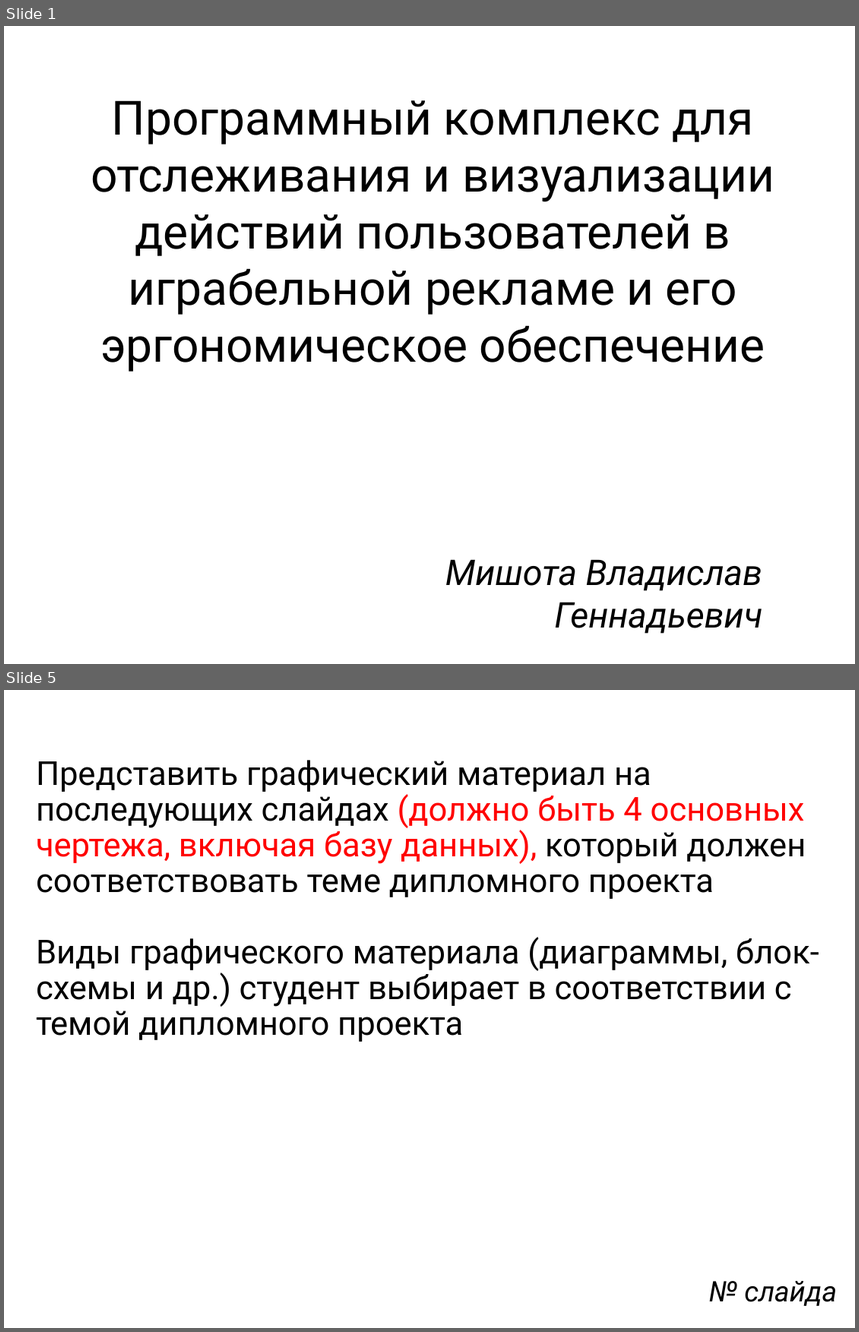
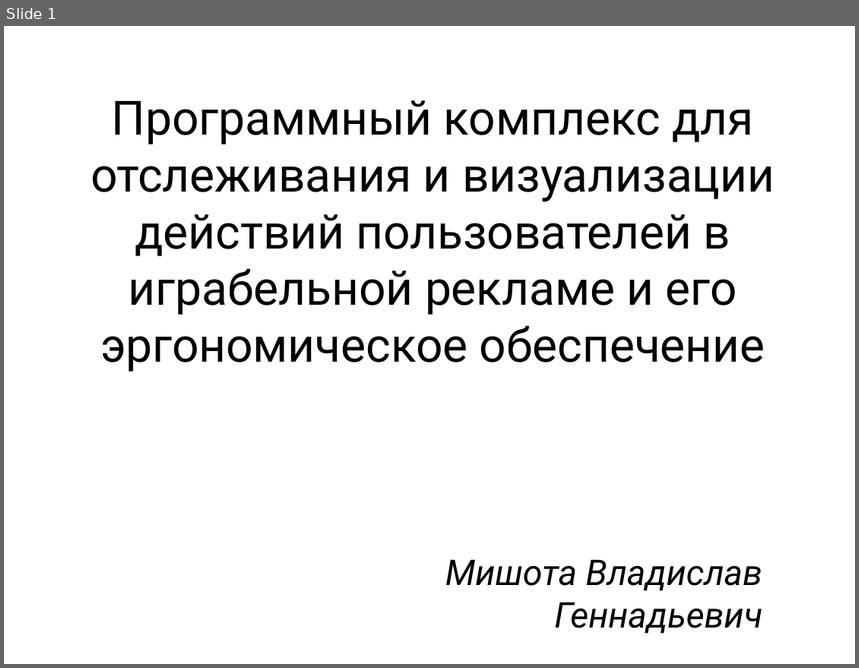
Before and after one commit to Vishota/diplom, a slide deck: презентация.pptx. Shown one above the other, each under a label of ours: slides 1 and 5 before the commit, slide 1 after it; the slides between them are not shown. The pictures are 859x1332 and 859x668 pixels, drawn with LibreOffice and Linux fonts; fonts in the diff are those of the drawing. Boxes give left, top, right and bottom in pixels: in the first picture for what was removed or moved away, otherwise in the second. Text is boxed around its words. In the diff, an @@ line names an element or a change of style, - is before the commit and + after.

```diff
--- a/презентация.pptx
+++ b/презентация.pptx
@@ slide 5 removed at (4, 690, 855, 1328), background #FFFFFF @@
@@ text removed at (36, 760, 819, 1042) @@
-Представить графический материал на последующих слайдах (должно быть 4 основных чертежа, включая базу данных), который должен соответствовать теме дипломного проекта
-Виды графического материала (диаграммы, блок-схемы и др.) студент выбирает в соответствии с темой дипломного проекта
@@ text removed at (709, 1281, 837, 1306) @@
-№ слайда
```
Also in this commit, not shown: 6 slides changed, 7 slides added, 10 other slides removed, 6 other files.
